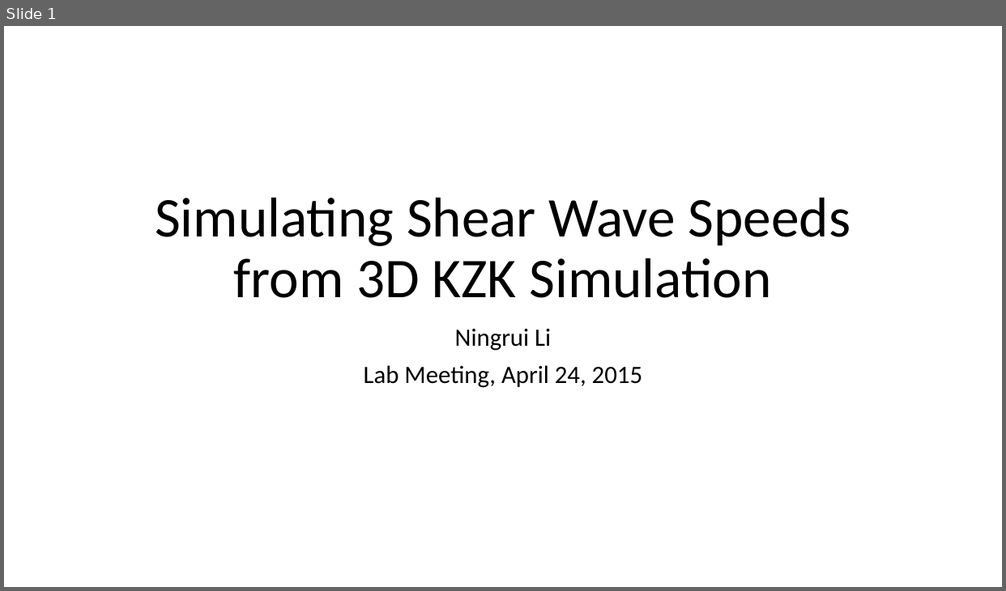
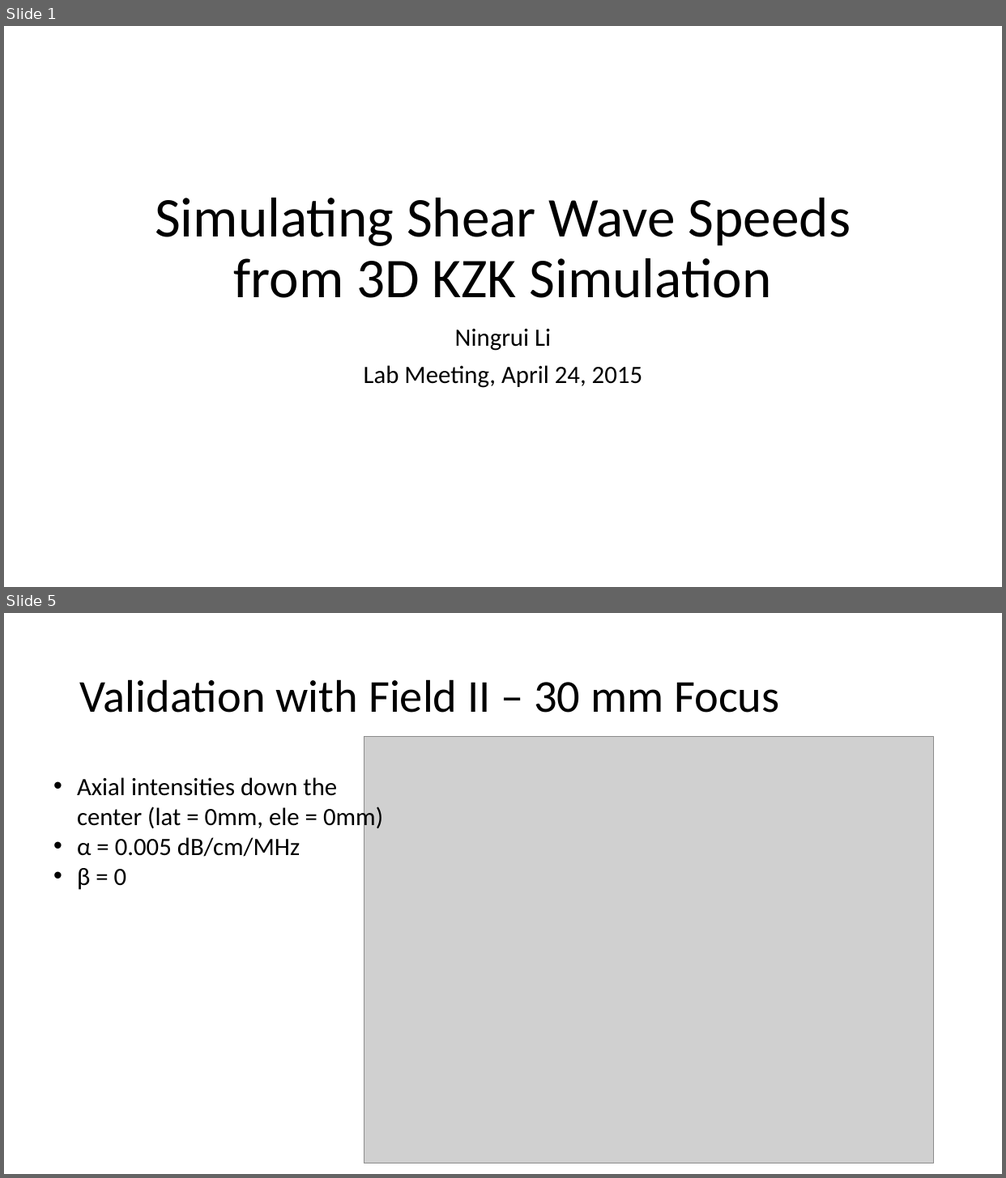
Before and after one commit to ningrui-li/nonlinear_acoustic, a slide deck: presentations/lab_meeting/lab_meeting_2015.04.24_kzk_sws.pptx. Shown one above the other, each under a label of ours: slide 1 before the commit, slides 1 and 5 after it; the slides between them are not shown. The pictures are 1006x591 and 1006x1178 pixels, drawn with LibreOffice and Linux fonts; fonts in the diff are those of the drawing; grey boxes stand for pictures. Boxes give left, top, right and bottom in pixels: in the first picture for what was removed or moved away, otherwise in the second. Text is boxed around its words. In the diff, an @@ line names an element or a change of style, - is before the commit and + after.

Commit message:
added intensity field generation and field ii validation slides to 2015.4.23 lab meeting presentation

```diff
--- a/presentations/lab_meeting/lab_meeting_2015.04.24_kzk_sws.pptx
+++ b/presentations/lab_meeting/lab_meeting_2015.04.24_kzk_sws.pptx
@@ slide 5 added at box(4, 613, 1002, 1174), background #FFFFFF @@
@@ title added at box(80, 679, 779, 713), 44 pt, text #000000 @@
+Validation with Field II – 30 mm Focus
@@ picture added at box(364, 736, 934, 1164) @@
@@ text added at box(77, 777, 383, 890), 24 pt, text #000000 @@
+• Axial intensities down the center (lat = 0mm, ele = 0mm)
+• α = 0.005 dB/cm/MHz
+• β = 0
```
Also in this commit, not shown: 1 slide changed, 4 other slides added.
